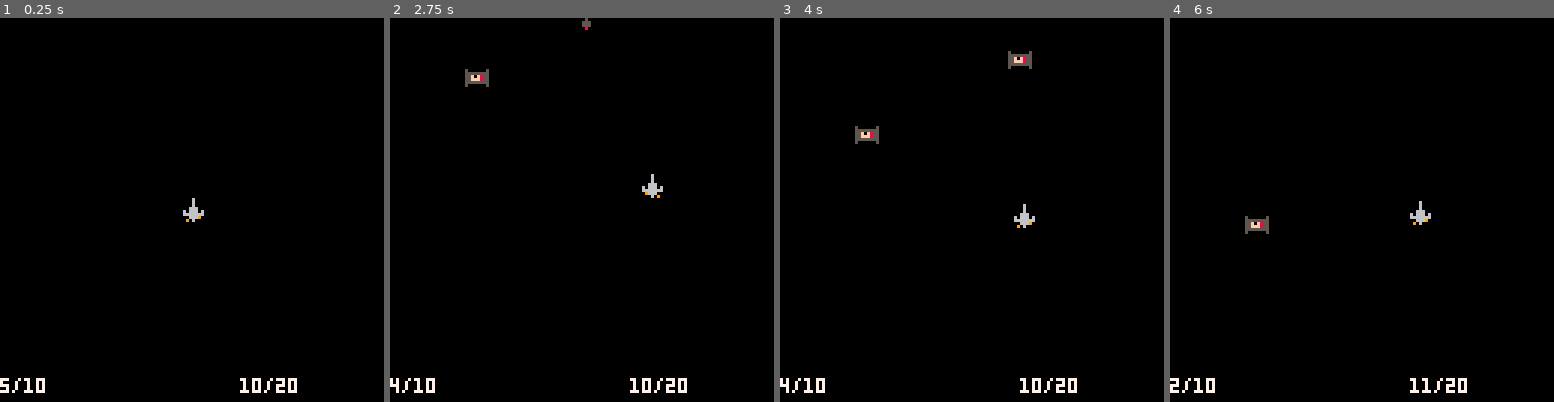
Above: before the commit, frames 1-4 (left to right).
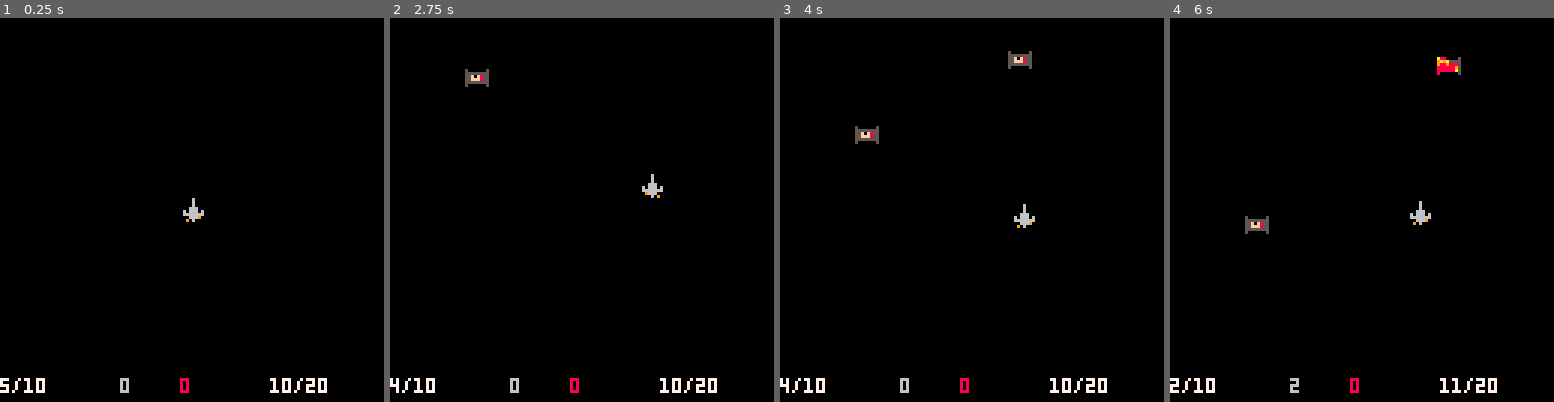
Above: after the commit, the same moments.

Repository: hbhanoo/pico8
Game: PICO-8 cartridge hemant.p8
The game is run twice, just before and just after one commit, with the same random seed, the same clock (stepped at 60 frames per second) and the same inputs.
Inputs:
- Up to frame 1 (0.25 s): no input
- Up to frame 2 (2.75 s): tap X (X key) at 0.33, 1.07, 1.85 s; tap O (Z key) at 0.7, 1.7, 2.1, 2.5 s; hold Right 1.6-2.1 s; hold Up 2.15-2.42 s; hold Right from 2.47 s (still down)
- Up to frame 3 (4 s): tap O (Z key) at 2.9, 3.3, 3.7 s; tap X (X key) at 2.97 s; release Right at 3.03 s; hold Left 3.08-3.58 s; hold Down 3.63-3.97 s
- Up to frame 4 (6 s): hold Right 4.02-4.68 s; tap X (X key) at 4.08, 5.2 s; tap O (Z key) every 0.4 s from 4.1 to 5.7 s; hold Up 4.73-5.03 s; hold Left 5.08-5.68 s; hold Down from 5.73 s (still down)

The runs differ from the first frame. In frame 1, 0.6% of the frame differs, in the area x 31-86%, y 93-98%; in frame 2, 0.6%; in frame 3, 0.6%; in frame 4, 0.8%, in the area x 31-86%, y 10-98%.

Commit message:
checkpoint explosion

Diff:
--- a/hemant.p8
+++ b/hemant.p8
@@ -3,7 +3,9 @@
 __lua__
 
 t=0
+global_id=0
  info = {}
+ score = {good=0, bad=0}
  info.tie = {
    type = "tie",
    sp = 3,
@@ -27,7 +29,7 @@
  info.bomb = {
    type = "bomb",
    sp = 17,  -- sprite
-   box = {x1 = 0, x2 = 2, y1 = 0, y2 = 3},
+   box = {x1 = -4, x2 = 6, y1 = -3, y2 = 7},
    sx = 0,   -- sfx
    dx = 0,   -- speed x
    dy = -2,  -- speed y
@@ -35,8 +37,8 @@
  info.bullet = {
    type = "bullet",
    sp = 18,
+   sx = 1,   -- sfx
    box = {x1 = 7, x2 = 7, y1 = 0, y2 = 2},
-   sx = 1,
    dx = 0,
    dy = -3,
  }
@@ -55,6 +57,7 @@
  }
  bullets = {}
  enemies = {}
+ dead_enemies = {}
  bound = {x1 = 0, x2 = 128,
  y1 = 0, y2 = 120}
  ammos = {}
@@ -88,7 +91,7 @@
    y = ship.y,
  })
  add(bullets, b)
- sfx(a.sx, a)
+ sfx(b.sx, a)
 end
 
 -- utils
@@ -116,6 +119,11 @@
  if o.y + o.h > b.y2 then o.y = b.y2 - o.h end
 end
 
+function in_bound(o, b)
+ return (o.x > b.x1 and o.x < b.x2 and
+         o.y > b.y1 and o.y < b.y2)
+end
+
 function moveobj(b)
   b.x += b.dx
   b.y += b.dy
@@ -123,6 +131,8 @@
 
 function spawn(name, initial)
  local e = copy(info[name])
+ global_id += 1
+ initial.id = global_id
  merge(e, initial)
  return e
 end
@@ -174,29 +184,60 @@
  return collisions
 end
 
+function explode(de)
+ -- sfx(2)
+end
+
+
+function continue_exploding()
+  local to_kill = {}
+  -- printh("dead_enemies (u):" .. #dead_enemies)
+  for e in all(dead_enemies) do
+   printh(t .. "|" .. e.id .. ": " .. e.sp)
+   if e.sp >= 8 then
+      add(to_kill, e)
+   else
+      if (t%3) == 0 then
+       e.sp = e.sp + 1
+      end
+   end
+  end
+  for e in all(to_kill) do
+   del(dead_enemies, e)
+  end
+end
+
 
 function _update()
  t += 1
  animate(ship)
+
  replenish()
  for b in all(bullets) do
   moveobj(b)
-  if b.x < 0 or b.x > 128 or
-     b.y < 0 or b.y > 128 then
+  if not in_bound(b, bound) then
    del(bullets, b)
   end
- dead_enemies = collide_any(b, enemies)
- if next(dead_enemies) == nil then
- else
-  for de in all(dead_enemies) do
-   del(enemies, de)
-  end
-  del(bullets, b)
- end
- end
+  local newly_died = collide_any(b, enemies)
+  if next(newly_died) == nil then
+  else
+   for de in all(newly_died) do
+    -- explode(de)
+    score.good += 1
+    del(enemies, de)
+   end
+  end
+  merge(dead_enemies, newly_died)
+ end
+
+ continue_exploding()
 
  for e in all(enemies) do
   moveobj(e)
+  if not in_bound(e, bound) then
+    score.bad += 1
+    del(enemies, e)
+  end
  end
 
  -- buttons
@@ -212,8 +253,10 @@
 
 function _draw()
  cls()
+ print(score.good or 0, 40, 120, 6)
+ print(score.bad  or 0, 60, 120, 8)
  print(ammos[0].n .. "/" .. ammos[0].mx, 0,120, 7)
- print(ammos[1].n .. "/" .. ammos[1].mx, 80,120, 7)
+ print(ammos[1].n .. "/" .. ammos[1].mx, 90,120, 7)
  spr(ship.sp, ship.x, ship.y)
  for b in all(bullets) do
   spr(b.sp, b.x, b.y)
@@ -221,6 +264,12 @@
  for e in all(enemies) do
   spr(e.sp, e.x, e.y)
  end
+ -- printh("dead_enemies: (d):" .. #dead_enemies)
+ for de in all(dead_enemies) do
+  printh(t .. "| => " .. e.id .. ": " .. e.sp)
+  spr(e.sp, e.x, e.y)
+ end
+
 end
 __gfx__
 00000000000060000000600050000005500000a5a8800005080a08a00a0000000000000000000000000000000000000000000000000000000000000000000000
Not shown, changed: the sound effects (__sfx__) section of hemant.p8
